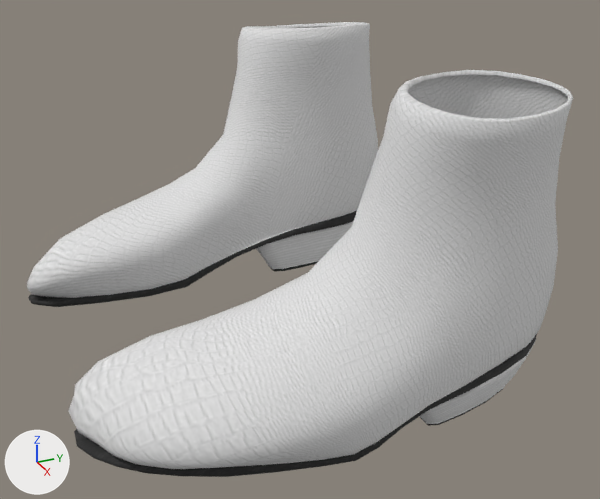
The glTF model public/models/makehuman/clothes/masc/botas.gltf: old version first, new version second.
Both versions are drawn from a 50 mm camera at (0.482, -0.259, 0.275) aimed at (0.022, -0.052, 0.045). The lights are fixed; the arrows at lower left show +X, +Y and +Z. The older version comes first.

In view in the first picture: 'masc_cloth_botas'.
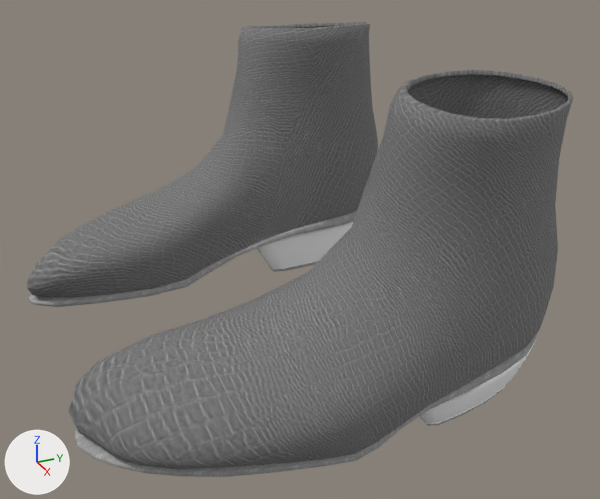
The change, as a diff of the scene's bpy script:
```diff
--- a/public/models/makehuman/clothes/masc/botas.gltf.py
+++ b/public/models/makehuman/clothes/masc/botas.gltf.py
@@ img_cloth_toigo_ankle_boots_male @@
+img_cloth_toigo_ankle_boots_male = load_image('cloth_toigo_ankle_boots_male', '../../textures/cloth_toigo_ankle_boots_male.jpg', 1024, 1024, 'sRGB')
@@ mat_cloth_feet_botas @@
 mat_cloth_feet_botas = principled_material('Cloth_feet_botas')
-mat_cloth_feet_botas.texture = img_cloth_botas
+mat_cloth_feet_botas.texture = img_cloth_toigo_ankle_boots_male
 mat_cloth_feet_botas.roughness = 0.85
```

What differs and where, as boxes (x1, y1, x2, y2) in the pictures (600 x 499 px):
'masc_cloth_botas', surface changed (white to grey)
    both: (27, 22, 573, 477)
